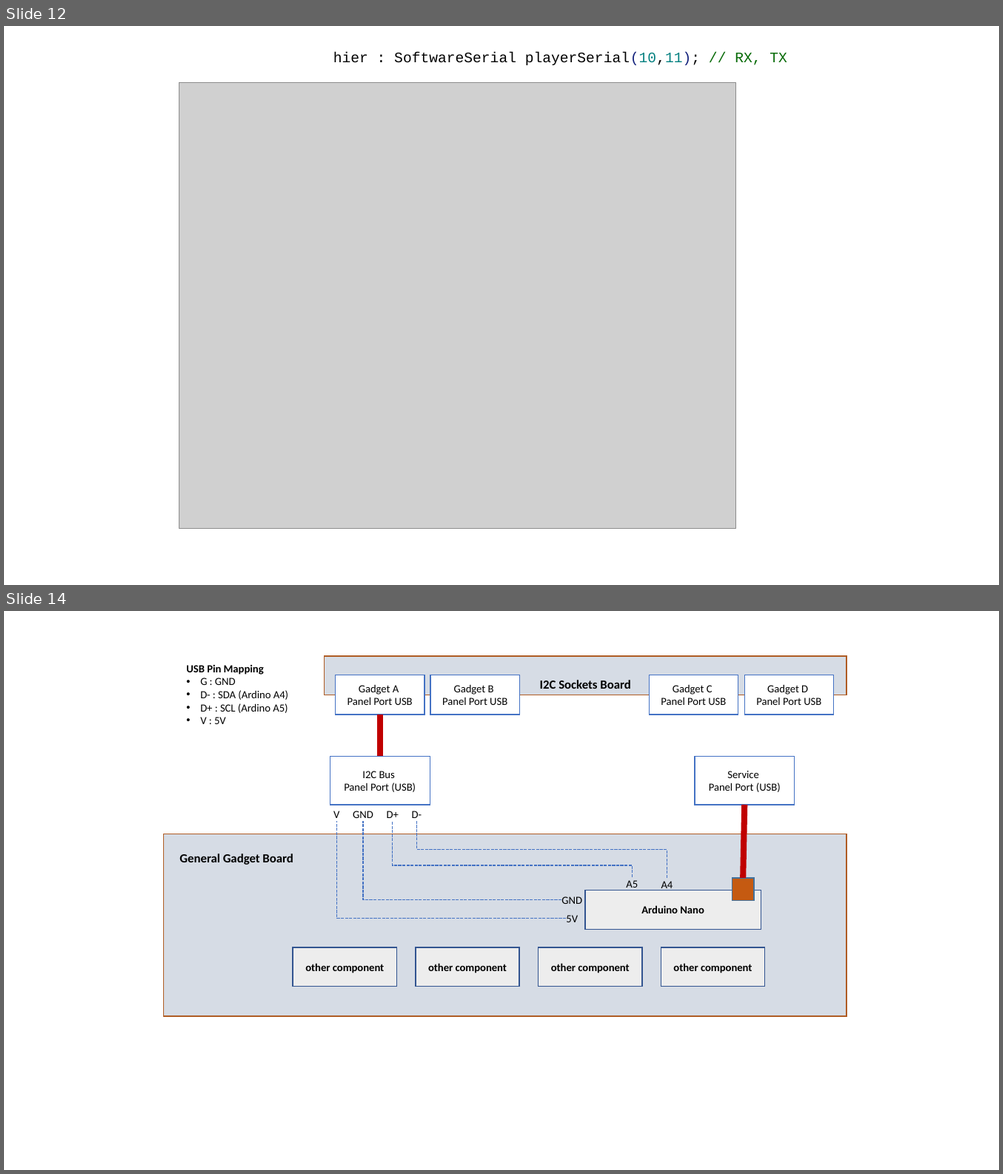
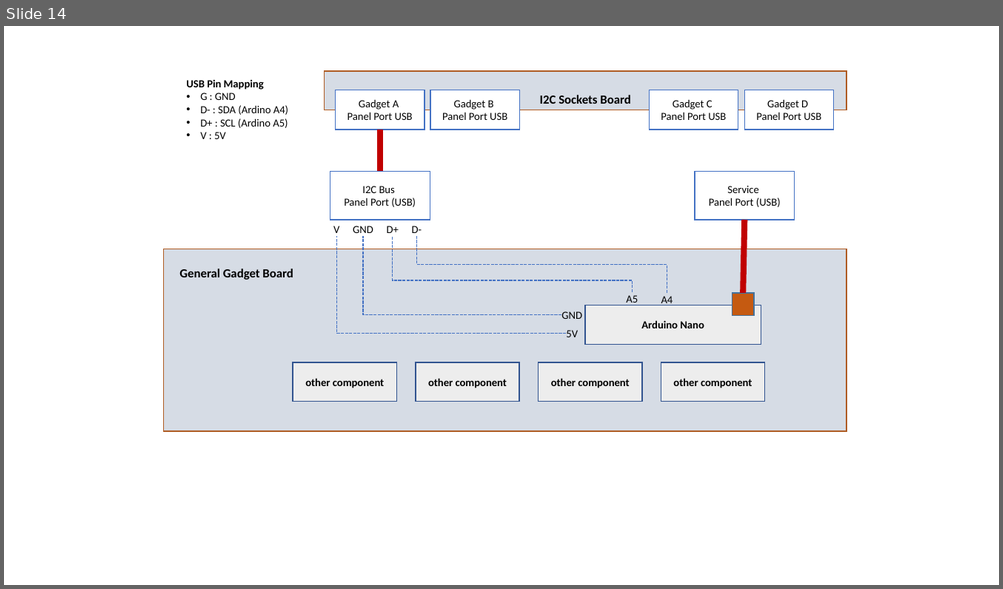
Before and after one commit to jeskes/activityboard, a slide deck: Activityboard.pptx. Shown one above the other, each under a label of ours: slides 12 and 14 before the commit, slide 14 after it; the slides between them are not shown. The pictures are 1003x1174 and 1003x589 pixels, drawn with LibreOffice and Linux fonts; fonts in the diff are those of the drawing; grey boxes stand for pictures. Boxes give left, top, right and bottom in pixels: in the first picture for what was removed or moved away, otherwise in the second. Text is boxed around its words. In the diff, an @@ line names an element or a change of style, - is before the commit and + after.

```diff
--- a/Activityboard.pptx
+++ b/Activityboard.pptx
@@ slide 12 removed at bbox=[4, 26, 999, 585], background #FFFFFF @@
@@ text removed at bbox=[333, 53, 787, 65] @@
-hier : SoftwareSerial playerSerial(10,11); // RX, TX
@@ picture removed at bbox=[179, 83, 736, 529] @@
```
Also in this commit, not shown: 3 slides changed, 2 slides added, 1 other slide removed.
